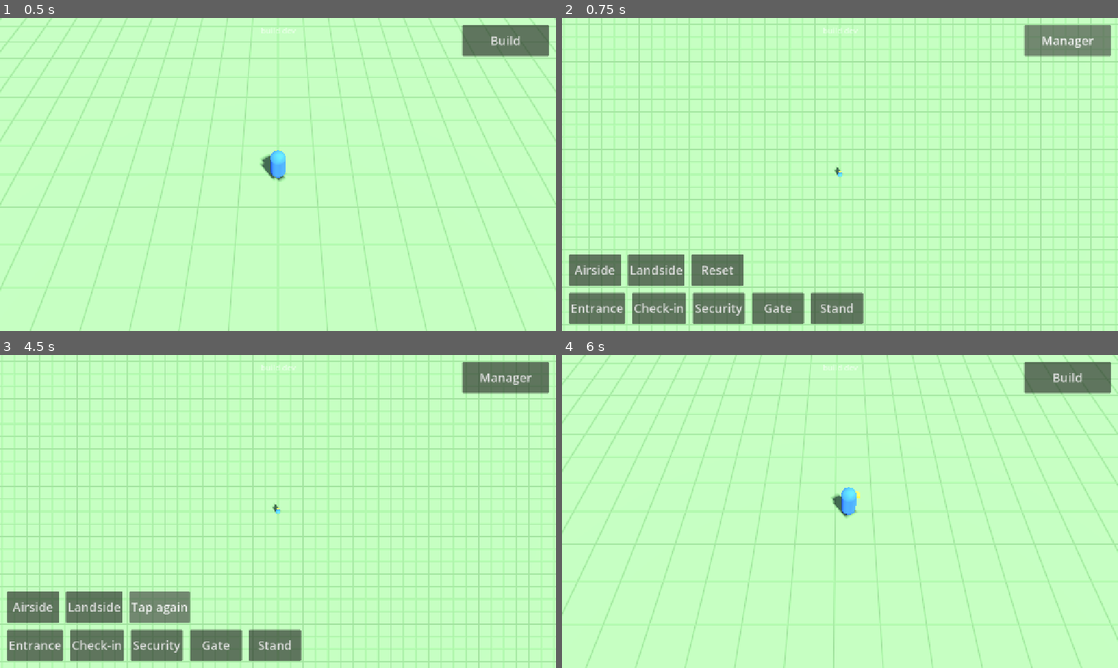
Above: before the commit, frames 1-4 (two rows, left to right).
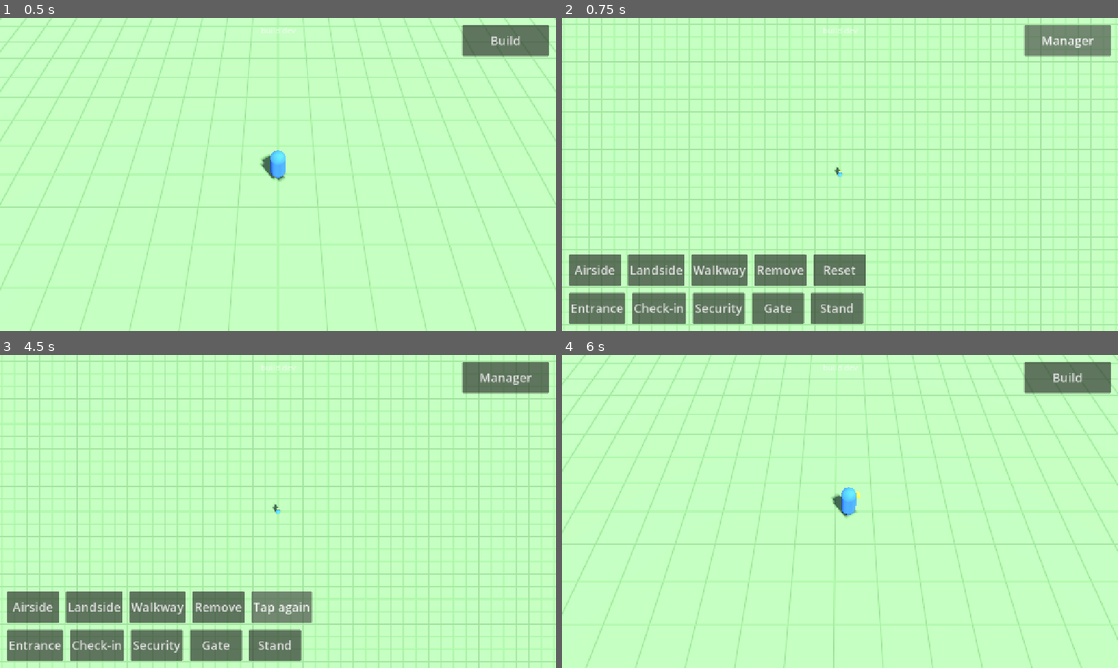
Above: after the commit, the same moments.

Repository: jakobmaier16-pixel/airport-idle
Game: Godot game, scene res://scenes/main/main.tscn
Same seed, same stepped clock (60 frames per second), same inputs: the game is played once before the commit and once after it.
Inputs (mouse positions are in pixels of both pictures, inside the frame that each line leads up to):
- Up to frame 1 (0.5 s): no input
- Up to frame 2 (0.75 s): click "Build" at 0.5 s
- Up to frame 3 (4.5 s): click "Airside" at 1.25 s; click "Done" at 2 s; click "Landside" at 2.75 s; click "Done" at 3.5 s; click "Reset" at 4.25 s
- Up to frame 4 (6 s): click "Tap again" at 5 s; tap Enter at 5.75 s; move the mouse to (962, 495) at 5.77 s; hold D (move_right) from 5.78 s (still down); click (962, 495) at 5.92 s

Frame 1 is identical in both runs. In frame 2, 2.1% of the frame differs, in the area x 23-55%, y 75-86%; in frame 3, 2.3%, in the area x 23-57%, y 75-86%; in frame 4, nothing differs.

Commit message:
Walkway tools, walkway floor on the ground, connection hints
- Walkway / Remove paint tools next to Airside / Landside
- Ground shows walkway floor (beige landside, light grey airside)
- Unconnected buildings show a floating hint (e.g. 'Needs a walkway
  in front'); placing still works and the hint says what's missing

Co-Authored-By: Claude Opus 5.5 <noreply@anthropic.com>

Diff:
--- a/assets/materials/ground_grid.gdshader
+++ b/assets/materials/ground_grid.gdshader
@@ -1,4 +1,5 @@
-// Ground with grid lines that match the airport grid, tinted by zone (landside / airside).
+// Ground with grid lines that match the airport grid, tinted by zone (landside / airside)
+// and showing walkway floor.
 // Cell size, origin, map size and the zone map are set by ground.gd.
 shader_type spatial;
 
@@ -6,13 +7,17 @@
 uniform vec4 line_color : source_color = vec4(0.34, 0.45, 0.29, 1.0);
 uniform vec4 airside_color : source_color = vec4(0.5, 0.53, 0.57, 1.0);
 uniform vec4 airside_line_color : source_color = vec4(0.42, 0.45, 0.49, 1.0);
+uniform vec4 landside_floor_color : source_color = vec4(0.84, 0.81, 0.74, 1.0);
+uniform vec4 airside_floor_color : source_color = vec4(0.78, 0.8, 0.83, 1.0);
+uniform vec4 floor_line_color : source_color = vec4(0.68, 0.66, 0.62, 1.0);
 // Size of one grid cell in meters.
 uniform float cell_size = 2.0;
 // World XZ position of the map corner where cell (0, 0) starts.
 uniform vec2 grid_origin = vec2(0.0);
 // Map size in meters.
 uniform vec2 map_size = vec2(128.0);
-// One pixel per cell: red = 1.0 means airside. "filter_nearest" keeps cell edges sharp.
+// One pixel per cell: red = 1.0 means airside, green = 1.0 means walkway.
+// "filter_nearest" keeps cell edges sharp.
 uniform sampler2D zone_map : filter_nearest, repeat_disable;
 
 varying vec3 world_position;
@@ -23,7 +28,9 @@
 
 void fragment() {
 	vec2 local = world_position.xz - grid_origin;
-	float airside = texture(zone_map, local / map_size).r;
+	vec2 cell_data = texture(zone_map, local / map_size).rg;
+	float airside = cell_data.r;
+	float walkway = cell_data.g;
 
 	vec2 cell = local / cell_size;
 	// Distance to the nearest grid line, measured in screen pixels (anti-aliased, constant width).
@@ -32,6 +39,8 @@
 
 	vec3 ground = mix(base_color.rgb, airside_color.rgb, airside);
 	vec3 lines = mix(line_color.rgb, airside_line_color.rgb, airside);
+	ground = mix(ground, mix(landside_floor_color.rgb, airside_floor_color.rgb, airside), walkway);
+	lines = mix(lines, floor_line_color.rgb, walkway);
 	ALBEDO = mix(ground, lines, line);
 	ROUGHNESS = 1.0;
 }
--- a/scenes/build/build_mode.gd
+++ b/scenes/build/build_mode.gd
@@ -3,10 +3,12 @@
 ## Build view logic with two tools:
 ## - PLACE (design doc §7.1a): move the preview by dragging it (snaps cell by cell) or by tapping
 ##   the map, rotate it, then place or cancel.
-## - PAINT (design doc §7.2): drag a rectangle (or tap a cell) to paint landside / airside.
+## - PAINT (design doc §7.1b, §7.2): drag a rectangle (or tap a cell) to paint landside / airside,
+##   lay walkway floor or remove it.
 ## With no tool active, tapping a cell highlights it.
 
 enum Tool { NONE, PLACE, PAINT }
+enum PaintKind { AIRSIDE, LANDSIDE, WALKWAY, REMOVE_WALKWAY }
 
 ## Emitted whenever the tool, its validity or its hint changes (so the HUD can update).
 ## can_confirm: PLACE = the spot is allowed; PAINT = always true.
@@ -18,6 +20,8 @@
 @export var invalid_color: Color = Color(0.95, 0.3, 0.25, 0.55)
 @export var airside_paint_color: Color = Color(0.25, 0.35, 0.6, 0.45)
 @export var landside_paint_color: Color = Color(0.35, 0.8, 0.35, 0.45)
+@export var walkway_paint_color: Color = Color(0.95, 0.9, 0.7, 0.55)
+@export var remove_paint_color: Color = Color(0.95, 0.3, 0.25, 0.45)
 ## A drag that starts this many cells around the preview still grabs it (fingers are wide).
 @export var grab_margin_cells: int = 1
 
@@ -47,7 +51,7 @@
 var _preview_front_material: StandardMaterial3D
 
 # PAINT tool
-var _paint_zone: AirportGrid.Zone = AirportGrid.Zone.AIRSIDE
+var _paint_kind: PaintKind = PaintKind.AIRSIDE
 var _painting_drag: bool = false
 var _paint_start_cell: Vector2i = Vector2i.ZERO
 var _paint_rect: Rect2i = Rect2i()
@@ -102,11 +106,12 @@
 	_update_highlight()
 
 
-func start_zone_painting(zone: AirportGrid.Zone) -> void:
+func start_painting(kind: PaintKind) -> void:
 	cancel_tool()
 	_tool = Tool.PAINT
-	_paint_zone = zone
-	_paint_material.albedo_color = airside_paint_color if zone == AirportGrid.Zone.AIRSIDE else landside_paint_color
+	_paint_kind = kind
+	var colors: Array[Color] = [airside_paint_color, landside_paint_color, walkway_paint_color, remove_paint_color]
+	_paint_material.albedo_color = colors[kind]
 	_update_highlight()
 	_emit_paint_hint(0)
 
@@ -156,7 +161,7 @@
 				_center_preview_on(cell)
 		Tool.PAINT:
 			var single: Array[Vector2i] = [cell]
-			_emit_paint_hint(Airport.paint_zone(single, _paint_zone))
+			_emit_paint_hint(_apply_paint(single))
 
 
 func _on_drag_started(start_position: Vector2, touch_position: Vector2) -> void:
@@ -192,7 +197,7 @@
 			for x in range(_paint_rect.position.x, _paint_rect.end.x):
 				cells.append(Vector2i(x, y))
 		_stop_painting_drag()
-		_emit_paint_hint(Airport.paint_zone(cells, _paint_zone))
+		_emit_paint_hint(_apply_paint(cells))
 
 
 # A second finger turned the drag into a pinch: keep the preview where it is, drop the rectangle.
@@ -244,7 +249,12 @@
 	var problem := Airport.check_placement(_placing_type, _placing_origin, _placing_rotation)
 	var can_place := problem.is_empty()
 	_preview_material.albedo_color = valid_color if can_place else invalid_color
-	tool_changed.emit(Tool.PLACE, can_place, "Drag the building to move it" if can_place else problem)
+	var hint := problem
+	if can_place:
+		# Unconnected is allowed (connect it later), but say what's missing.
+		var missing := Airport.connection_problem(_placing_type, _placing_origin, _placing_rotation)
+		hint = "Drag the building to move it" if missing.is_empty() else missing + " (can be added later)"
+	tool_changed.emit(Tool.PLACE, can_place, hint)
 
 
 func _current_size() -> Vector2i:
@@ -283,9 +293,23 @@
 		camera.pan_enabled = true
 
 
+# Applies the current paint kind; returns how many cells were blocked (zones only).
+func _apply_paint(cells: Array[Vector2i]) -> int:
+	match _paint_kind:
+		PaintKind.AIRSIDE:
+			return Airport.paint_zone(cells, AirportGrid.Zone.AIRSIDE)
+		PaintKind.LANDSIDE:
+			return Airport.paint_zone(cells, AirportGrid.Zone.LANDSIDE)
+		PaintKind.WALKWAY:
+			Airport.paint_walkway(cells, true)
+		PaintKind.REMOVE_WALKWAY:
+			Airport.paint_walkway(cells, false)
+	return 0
+
+
 func _emit_paint_hint(blocked_cells: int) -> void:
-	var zone_name := "airside" if _paint_zone == AirportGrid.Zone.AIRSIDE else "landside"
-	var hint := "Drag to paint %s. Two fingers: move and zoom." % zone_name
+	var actions: Array[String] = ["paint airside", "paint landside", "lay walkway", "remove walkway"]
+	var hint := "Drag to %s. Two fingers: move and zoom." % actions[_paint_kind]
 	if blocked_cells > 0:
 		hint = "%d cells kept: a building needs their zone." % blocked_cells
 	tool_changed.emit(Tool.PAINT, true, hint)
--- a/scenes/buildings/building_layer.gd
+++ b/scenes/buildings/building_layer.gd
@@ -1,13 +1,18 @@
 class_name BuildingLayer
 extends Node3D
-## Visual layer for buildings: creates a 3D placeholder for every building in the simulation.
+## Visual layer for buildings: creates a 3D placeholder for every building in the simulation,
+## plus a floating hint above buildings that aren't connected yet (design doc §7.1b).
 ## It only reads simulation data and never changes it.
 
 const FRONT_COLOR: Color = Color(0.15, 0.17, 0.2)
+const HINT_COLOR: Color = Color(1.0, 0.45, 0.4)
+## How far above the roof the "not connected" hint floats, in meters.
+const HINT_HEIGHT: float = 1.5
 
 # One material per building type, shared by all buildings of that type (fewer draw-state changes).
 var _materials: Dictionary[BuildingType, StandardMaterial3D] = {}
 var _front_material: StandardMaterial3D
+var _hints: Dictionary[Building, Label3D] = {}
 
 
 func _ready() -> void:
@@ -16,6 +21,8 @@
 	for building in Airport.buildings:
 		_add_visual(building)
 	Airport.building_placed.connect(_add_visual)
+	Airport.layout_changed.connect(_update_hints)
+	_update_hints()
 
 
 func _add_visual(building: Building) -> void:
@@ -27,6 +34,26 @@
 		visual.add_collision(building.type, cell_size)
 	add_child(visual)
 
+	var hint := Label3D.new()
+	hint.billboard = BaseMaterial3D.BILLBOARD_ENABLED
+	# Always readable, even behind other buildings.
+	hint.no_depth_test = true
+	hint.font_size = 48
+	hint.pixel_size = 0.03
+	hint.outline_size = 12
+	hint.modulate = HINT_COLOR
+	hint.position.y = building.type.height + HINT_HEIGHT
+	hint.visible = false
+	visual.add_child(hint)
+	_hints[building] = hint
+
+
+func _update_hints() -> void:
+	for building in _hints:
+		var problem := Airport.connection_problem(building.type, building.origin_cell, building.rotation_steps)
+		_hints[building].text = problem
+		_hints[building].visible = not problem.is_empty()
+
 
 func _material_for(type: BuildingType) -> StandardMaterial3D:
 	if not _materials.has(type):
--- a/scenes/ground/ground.gd
+++ b/scenes/ground/ground.gd
@@ -1,13 +1,13 @@
 class_name Ground
 extends StaticBody3D
-## The flat ground of the map. Sizes itself to the airport grid and shows the zones as a tint,
+## The flat ground of the map. Sizes itself to the airport grid and shows zones and walkway floor,
 ## so the visuals always match the simulation data.
 
 @onready var _mesh_instance: MeshInstance3D = $MeshInstance3D
 @onready var _collision_shape: CollisionShape3D = $CollisionShape3D
 
 var _material: ShaderMaterial
-# One pixel per cell; the shader reads it to tint airside cells.
+# One pixel per cell (red = airside, green = walkway); the shader reads it to color the ground.
 var _zone_image: Image
 var _zone_texture: ImageTexture
 
@@ -27,17 +27,22 @@
 	_material.set_shader_parameter(&"grid_origin", Vector2(grid.origin.x, grid.origin.z))
 	_material.set_shader_parameter(&"map_size", rect.size)
 
-	_zone_image = Image.create(grid.size.x, grid.size.y, false, Image.FORMAT_L8)
+	_zone_image = Image.create(grid.size.x, grid.size.y, false, Image.FORMAT_RG8)
 	_zone_texture = ImageTexture.create_from_image(_zone_image)
 	_material.set_shader_parameter(&"zone_map", _zone_texture)
-	_update_zones()
-	Airport.zones_changed.connect(_update_zones)
+	_update_cells()
+	Airport.zones_changed.connect(_update_cells)
+	Airport.walkways_changed.connect(_update_cells)
 
 
-func _update_zones() -> void:
-	# Zone values are 0 / 1; the texture needs 0 / 255 for "off" / "fully on".
-	var data := Airport.grid.get_zone_data().duplicate()
-	for i in data.size():
-		data[i] *= 255
-	_zone_image.set_data(_zone_image.get_width(), _zone_image.get_height(), false, Image.FORMAT_L8, data)
+func _update_cells() -> void:
+	var zones := Airport.grid.get_zone_data()
+	var walkways := Airport.grid.get_walkway_data()
+	# Two bytes per pixel (red, green). Values are 0 / 1; the texture needs 0 / 255 for "fully on".
+	var data := PackedByteArray()
+	data.resize(zones.size() * 2)
+	for i in zones.size():
+		data[i * 2] = zones[i] * 255
+		data[i * 2 + 1] = walkways[i] * 255
+	_zone_image.set_data(_zone_image.get_width(), _zone_image.get_height(), false, Image.FORMAT_RG8, data)
 	_zone_texture.update(_zone_image)
--- a/scenes/main/main.gd
+++ b/scenes/main/main.gd
@@ -17,7 +17,7 @@
 	_hud.view_toggle_pressed.connect(_on_view_toggle_pressed)
 	_hud.setup_build_menu(Airport.CATALOG.types)
 	_hud.building_type_selected.connect(_build_mode.start_placement)
-	_hud.zone_tool_selected.connect(_build_mode.start_zone_painting)
+	_hud.paint_tool_selected.connect(_build_mode.start_painting)
 	_hud.rotate_pressed.connect(_build_mode.rotate_placement)
 	_hud.place_pressed.connect(_build_mode.confirm_placement)
 	_hud.cancel_pressed.connect(_build_mode.cancel_tool)
--- a/scenes/ui/hud.gd
+++ b/scenes/ui/hud.gd
@@ -5,7 +5,7 @@
 
 signal view_toggle_pressed
 signal building_type_selected(type: BuildingType)
-signal zone_tool_selected(zone: AirportGrid.Zone)
+signal paint_tool_selected(kind: BuildMode.PaintKind)
 signal rotate_pressed
 signal place_pressed
 signal cancel_pressed
@@ -34,15 +34,19 @@
 @onready var _place_button: Button = $SafeArea/ToolPanel/ToolBar/PlaceButton
 @onready var _done_button: Button = $SafeArea/ToolPanel/ToolBar/DoneButton
 @onready var _build_label: Label = $SafeArea/BuildLabel
-@onready var _reset_button: Button = $SafeArea/BuildMenu/ZoneButtons/ResetButton
+@onready var _reset_button: Button = $SafeArea/BuildMenu/PaintButtons/ResetButton
 
 
 func _ready() -> void:
 	_view_button.pressed.connect(view_toggle_pressed.emit)
-	$SafeArea/BuildMenu/ZoneButtons/AirsideButton.pressed.connect(
-		zone_tool_selected.emit.bind(AirportGrid.Zone.AIRSIDE))
-	$SafeArea/BuildMenu/ZoneButtons/LandsideButton.pressed.connect(
-		zone_tool_selected.emit.bind(AirportGrid.Zone.LANDSIDE))
+	var paint_buttons := {
+		^"SafeArea/BuildMenu/PaintButtons/AirsideButton": BuildMode.PaintKind.AIRSIDE,
+		^"SafeArea/BuildMenu/PaintButtons/LandsideButton": BuildMode.PaintKind.LANDSIDE,
+		^"SafeArea/BuildMenu/PaintButtons/WalkwayButton": BuildMode.PaintKind.WALKWAY,
+		^"SafeArea/BuildMenu/PaintButtons/RemoveButton": BuildMode.PaintKind.REMOVE_WALKWAY,
+	}
+	for path: NodePath in paint_buttons:
+		(get_node(path) as Button).pressed.connect(paint_tool_selected.emit.bind(paint_buttons[path]))
 	_rotate_button.pressed.connect(rotate_pressed.emit)
 	_cancel_button.pressed.connect(cancel_pressed.emit)
 	_place_button.pressed.connect(place_pressed.emit)
--- a/scenes/ui/hud.tscn
+++ b/scenes/ui/hud.tscn
@@ -52,23 +52,35 @@
 size_flags_vertical = 8
 mouse_filter = 2
 
-[node name="ZoneButtons" type="HBoxContainer" parent="SafeArea/BuildMenu"]
+[node name="PaintButtons" type="HBoxContainer" parent="SafeArea/BuildMenu"]
 layout_mode = 2
 mouse_filter = 2
 
-[node name="AirsideButton" type="Button" parent="SafeArea/BuildMenu/ZoneButtons"]
+[node name="AirsideButton" type="Button" parent="SafeArea/BuildMenu/PaintButtons"]
 custom_minimum_size = Vector2(120, 72)
 layout_mode = 2
 focus_mode = 0
 text = "Airside"
 
-[node name="LandsideButton" type="Button" parent="SafeArea/BuildMenu/ZoneButtons"]
+[node name="LandsideButton" type="Button" parent="SafeArea/BuildMenu/PaintButtons"]
 custom_minimum_size = Vector2(120, 72)
 layout_mode = 2
 focus_mode = 0
 text = "Landside"
 
-[node name="ResetButton" type="Button" parent="SafeArea/BuildMenu/ZoneButtons"]
+[node name="WalkwayButton" type="Button" parent="SafeArea/BuildMenu/PaintButtons"]
+custom_minimum_size = Vector2(120, 72)
+layout_mode = 2
+focus_mode = 0
+text = "Walkway"
+
+[node name="RemoveButton" type="Button" parent="SafeArea/BuildMenu/PaintButtons"]
+custom_minimum_size = Vector2(120, 72)
+layout_mode = 2
+focus_mode = 0
+text = "Remove"
+
+[node name="ResetButton" type="Button" parent="SafeArea/BuildMenu/PaintButtons"]
 custom_minimum_size = Vector2(120, 72)
 layout_mode = 2
 focus_mode = 0
